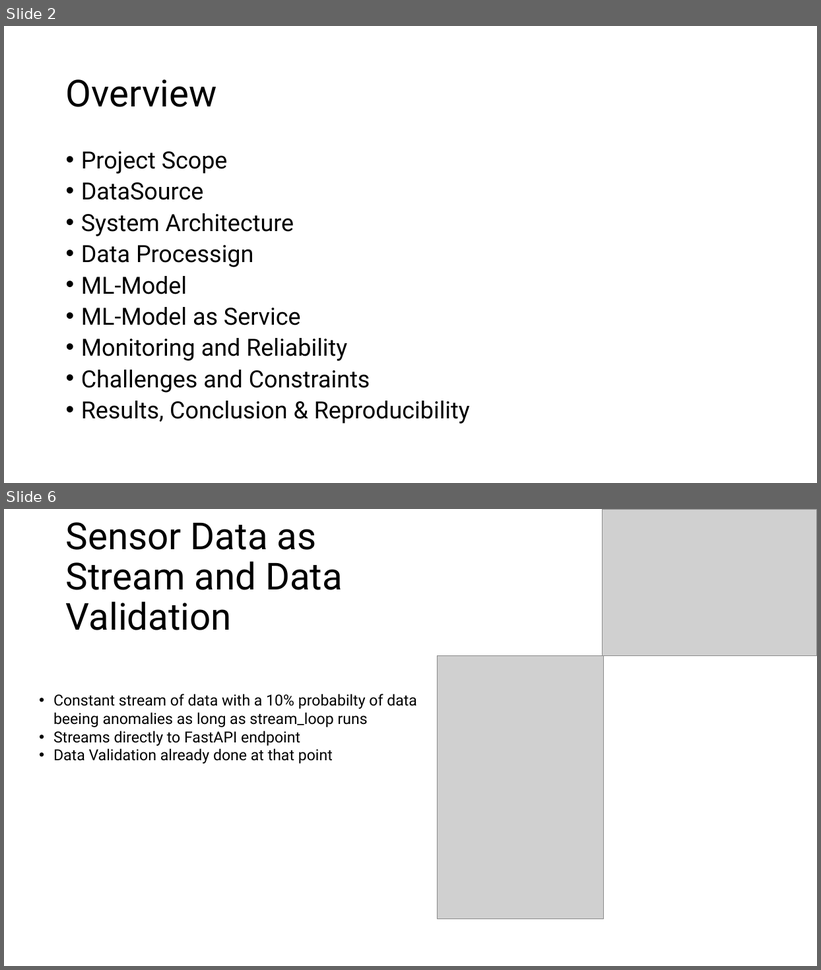
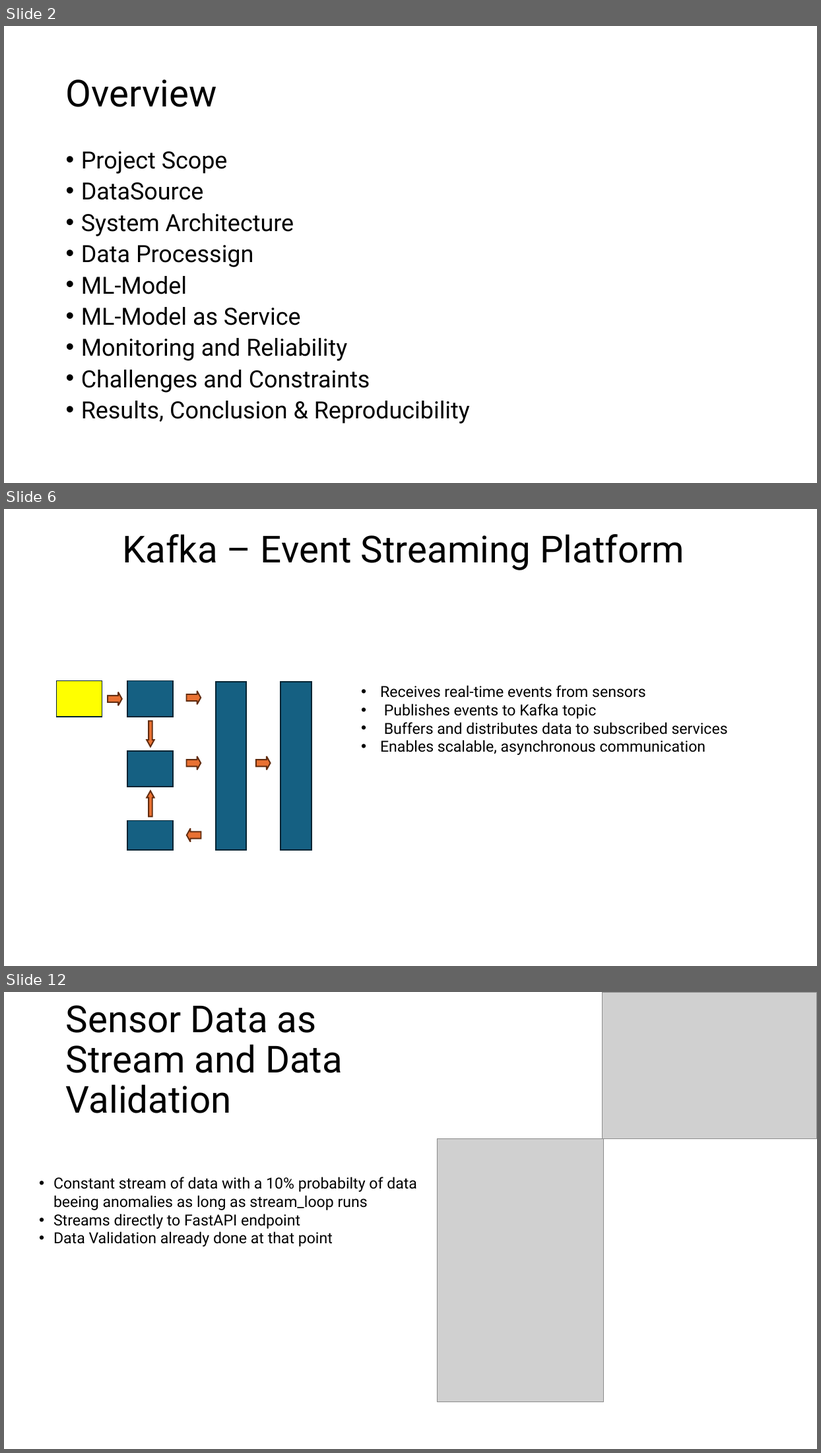
Before and after one commit to TheDauertoter/Factory_Learn, a slide deck: theblubbPP.ppt. Shown one above the other, each under a label of ours: slides 2 and 6 before the commit, slides 2, 6 and 12 after it; the slides between them are not shown. The pictures are 821x970 and 821x1453 pixels, drawn with LibreOffice and Linux fonts; fonts in the diff are those of the drawing; grey boxes stand for pictures. Boxes give left, top, right and bottom in pixels: in the first picture for what was removed or moved away, otherwise in the second. Text is boxed around its words. In the diff, an @@ line names an element or a change of style, - is before the commit and + after.

```diff
--- a/theblubbPP.ppt
+++ b/theblubbPP.ppt
@@ slide 6 added at (4, 509, 817, 966), background #FFFFFF @@
@@ title added at (122, 534, 684, 570), 44 pt, text #000000 @@
+Kafka – Event Streaming Platform
@@ text added at (380, 685, 728, 755), 18 pt, text #000000 @@
+• Receives real-time events from sensors
+• Publishes events to Kafka topic
+• Buffers and distributes data to subscribed services
+• Enables scalable, asynchronous communication
@@ group added at (56, 681, 312, 850): 7 down arrows, 6 rectangles @@
@@ what was slide 6 is now slide 12 @@
```
Also in this commit, not shown: 2 slides changed, 6 other slides added, 1 slide removed.
